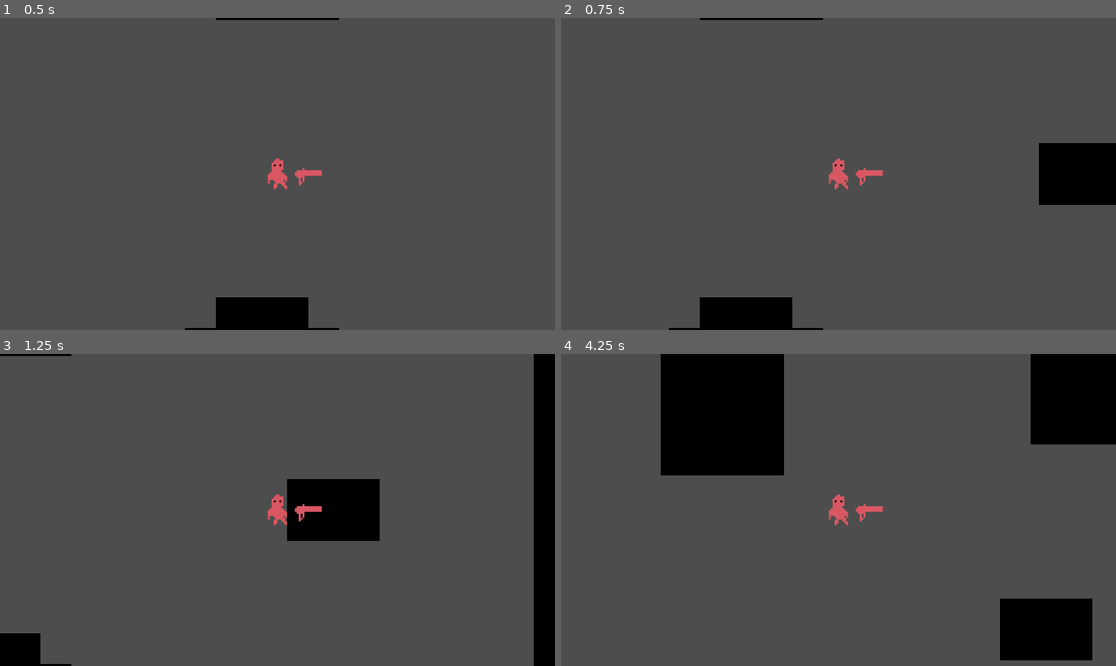
Above: before the commit, frames 1-4 (two rows, left to right).
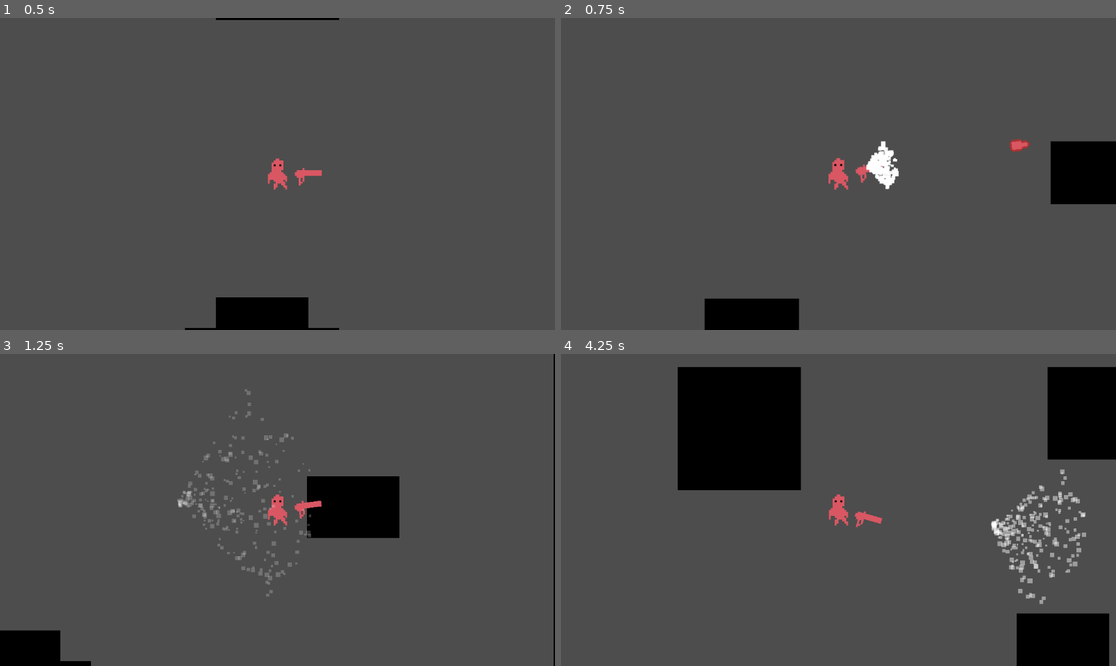
Above: after the commit, the same moments.

Repository: ExistantHumanX3/DeepFeats
Game: Godot game, scene res://scenes/game.tscn
Same seed, same stepped clock (60 frames per second), same inputs: the game is played once before the commit and once after it.
Inputs (mouse positions are in pixels of both pictures, inside the frame that each line leads up to):
- Up to frame 1 (0.5 s): no input
- Up to frame 2 (0.75 s): tap Enter at 0.5 s; move the mouse to (960, 158) at 0.52 s; hold D (move_right) from 0.53 s (still down); click (960, 158) at 0.6 s
- Up to frame 3 (1.25 s): keep holding D (move_right)
- Up to frame 4 (4.25 s): move the mouse to (727, 525) at 1.27 s; release D (move_right) at 1.28 s; hold S (move_down) 1.28-2.03 s; tap Shift (dash) at 1.35, 3.6 s; click (727, 525) at 1.55 s; move the mouse to (894, 441) at 2.02 s; hold D (move_right) 2.03-2.78 s; click (894, 441) at 2.1 s; move the mouse to (810, 572) at 2.77 s; hold W (move_up) 2.78-3.53 s; click (810, 572) at 2.85 s; move the mouse to (1005, 556) at 3.52 s; hold A (move_left) from 3.53 s (still down); click (1005, 556) at 3.8 s

Frame 1 is identical in both runs. In frame 2, 1.7% of the frame differs, in the area x 19-100%, y 0-100%; in frame 3, 7.0%; in frame 4, 9.8%, in the area x 17-100%, y 0-100%.
Error before the commit: Assertion failed: for some reason game.useMouse is false??? (res://scripts/gun_pivot.gd:16)

Commit message:
fix the mouse "bug" and add particles
The mouse "bug" wasn't a bug, it was just something in the script. In the game scene, there is a game controller and that has the useMouse boolean variable. I just was using a controller for testing purposes and had it turned off.

Diff:
--- a/bvn-game-jam/prefabs/gun_pivot.tscn
+++ b/bvn-game-jam/prefabs/gun_pivot.tscn
@@ -1,8 +1,35 @@
-[gd_scene load_steps=4 format=3 uid="uid://djgmi6cjxehwt"]
+[gd_scene load_steps=9 format=3 uid="uid://djgmi6cjxehwt"]
 
 [ext_resource type="Script" uid="uid://c5npy4e75b0n2" path="res://scripts/gun_pivot.gd" id="1_vg2ei"]
 [ext_resource type="Texture2D" uid="uid://dnrt430slddh" path="res://assets/weapons/gun.png" id="2_4ps28"]
 [ext_resource type="AudioStream" uid="uid://cbom3qtb80vnm" path="res://assets/sounds/shoot.mp3" id="3_4ps28"]
+
+[sub_resource type="Curve" id="Curve_4ps28"]
+_data = [Vector2(0, 1), 0.0, 0.0, 0, 0, Vector2(0.25, 0.21348321), -1.8202248, -1.8202248, 0, 0, Vector2(0.70454544, 0), 0.0, 0.0, 0, 0, Vector2(1, 0), -0.030898869, 0.0, 0, 0]
+point_count = 4
+
+[sub_resource type="CurveTexture" id="CurveTexture_y2yuv"]
+curve = SubResource("Curve_4ps28")
+
+[sub_resource type="Curve" id="Curve_2t4hd"]
+_data = [Vector2(0, 0.8876405), 0.0, 0.09269636, 0, 0, Vector2(0.4848485, 0.6516854), -0.5767791, -0.5767791, 0, 0, Vector2(0.6212121, 0.8988764), 0.0, 0.0, 0, 0, Vector2(1, 1), 0.0, 0.0, 0, 0]
+point_count = 4
+
+[sub_resource type="CurveTexture" id="CurveTexture_6woab"]
+curve = SubResource("Curve_2t4hd")
+
+[sub_resource type="ParticleProcessMaterial" id="ParticleProcessMaterial_8ia4d"]
+particle_flag_disable_z = true
+inherit_velocity_ratio = 0.321
+spread = 53.889
+initial_velocity_min = 1.0
+initial_velocity_max = 111.77
+gravity = Vector3(0, 0, 0)
+scale_max = 3.0
+scale_curve = SubResource("CurveTexture_6woab")
+alpha_curve = SubResource("CurveTexture_y2yuv")
+hue_variation_min = -2.2351742e-08
+hue_variation_max = -2.2351742e-08
 
 [node name="GunPivot" type="Node2D"]
 script = ExtResource("1_vg2ei")
@@ -16,6 +43,15 @@
 [node name="BulletFrom" type="Marker2D" parent="Gun"]
 position = Vector2(10, 0)
 
+[node name="Particles" type="GPUParticles2D" parent="Gun/BulletFrom"]
+emitting = false
+amount = 237
+lifetime = 2.46
+one_shot = true
+explosiveness = 1.0
+randomness = 0.15
+process_material = SubResource("ParticleProcessMaterial_8ia4d")
+
 [node name="Cooldown" type="Timer" parent="Gun"]
 wait_time = 0.3
 
--- a/bvn-game-jam/scripts/game_controller.gd
+++ b/bvn-game-jam/scripts/game_controller.gd
@@ -1,3 +1,3 @@
 extends Node2D
 
-const useMouse = false
+const useMouse = true
--- a/bvn-game-jam/scripts/gun_pivot.gd
+++ b/bvn-game-jam/scripts/gun_pivot.gd
@@ -4,6 +4,7 @@
 @onready var shaders: CanvasLayer = $"../Camera/Shaders"
 @onready var cooldown: Timer = $Gun/Cooldown
 @onready var shoot_sound: AudioStreamPlayer2D = $ShootSound
+@onready var particles: GPUParticles2D = $Gun/BulletFrom/Particles
 
 var canShoot = true;
 const recoilStrength = 100
@@ -11,9 +12,11 @@
 @export var Bullet : PackedScene = preload("res://prefabs/player_bullet.tscn")
 @onready var game: Node2D = $"../../GameController"
 
+func _ready():
+	particles.emitting = false
+
 # Called every frame. 'delta' is the elapsed time since the previous frame.
 func _process(delta: float) -> void:
-	assert(game.useMouse, "for some reason game.useMouse is false???")
 	if game.useMouse:
 		look_at(get_global_mouse_position()) # TODO: this broke for some reason please fix it
 	else:
@@ -39,6 +42,7 @@
 	var shake_layer = get_tree().get_first_node_in_group("screen_shake")
 	shake_layer.start_shake(0.2)
 
+	particles.restart()
 
 
 func _on_cooldown_end() -> void:
